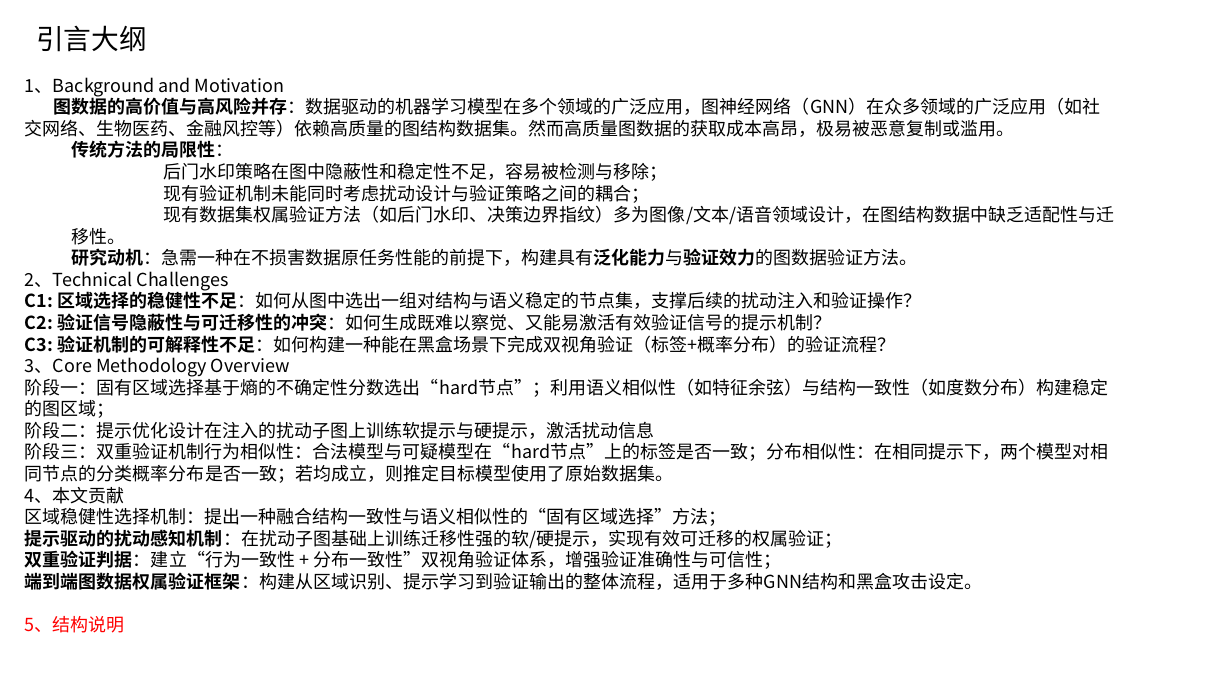
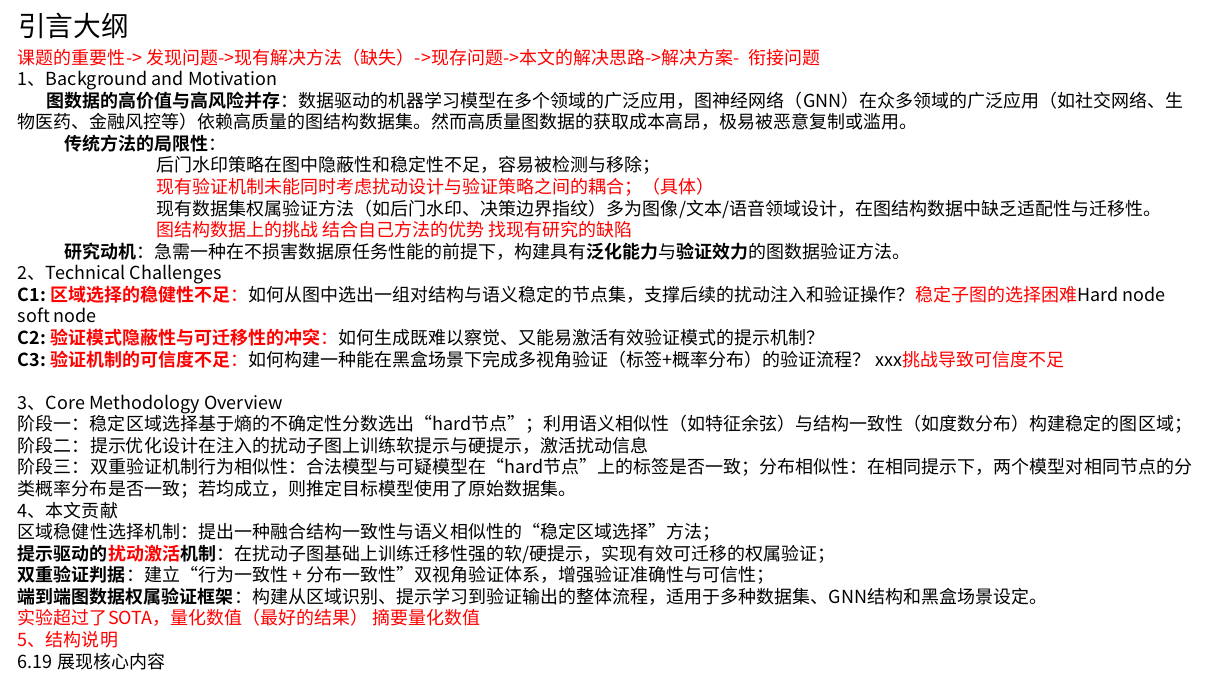
Before and after one commit to renhai1/PA2Perturb, a slide deck: slide 87 of 演示文稿1.pptx. Drawn at 1232x693 pixels with LibreOffice and Linux fonts; fonts in the diff are those of the drawing. Boxes give left, top, right and bottom in pixels: in the first picture for what was removed or moved away, otherwise in the second. Text is boxed around its words. In the diff, an @@ line names an element or a change of style, - is before the commit and + after.

```diff
--- a/演示文稿1.pptx
+++ b/演示文稿1.pptx
@@ title "引言大纲": place and size @@
-title "引言大纲" at <box>36,25,147,52</box>
+title "引言大纲" at <box>18,12,129,39</box>
@@ text "课题的重要性-> 发现问题->现有解决方法（缺失）->现存问题->本文的解决思路->解决方案- 衔接问题": place and size @@
-text "课题的重要性-> 发现问题->现有解决方法（缺失）->现存问题->本文的解决思路->解决方案- 衔接问题" at <box>25,77,1114,633</box>
+text "课题的重要性-> 发现问题->现有解决方法（缺失）->现存问题->本文的解决思路->解决方案- 衔接问题" at <box>18,48,1192,670</box>
@@ text at <box>18,48,820,66</box>: paragraph added @@
+课题的重要性-> 发现问题->现有解决方法（缺失）->现存问题->本文的解决思路->解决方案- 衔接问题
@@ text at <box>157,177,715,196</box>: text changed; text colour #000000 to #FF0000 @@
-  现有验证机制未能同时考虑扰动设计与验证策略之间的耦合；
+  现有验证机制未能同时考虑扰动设计与验证策略之间的耦合；（具体）
@@ text at <box>157,221,633,238</box>: paragraph added @@
+  图结构数据上的挑战 结合自己方法的优势 找现有研究的缺陷
@@ text at <box>18,283,1166,368</box>: text changed @@
-C1: 区域选择的稳健性不足：如何从图中选出一组对结构与语义稳定的节点集，支撑后续的扰动注入和验证操作？
-C2: 验证信号隐蔽性与可迁移性的冲突：如何生成既难以察觉、又能易激活有效验证信号的提示机制？
-C3: 验证机制的可解释性不足：如何构建一种能在黑盒场景下完成双视角验证（标签+概率分布）的验证流程？
+C1: 区域选择的稳健性不足：如何从图中选出一组对结构与语义稳定的节点集，支撑后续的扰动注入和验证操作？稳定子图的选择困难Hard node soft node
+C2: 验证模式隐蔽性与可迁移性的冲突：如何生成既难以察觉、又能易激活有效验证模式的提示机制？
+C3: 验证机制的可信度不足：如何构建一种能在黑盒场景下完成多视角验证（标签+概率分布）的验证流程？ xxx挑战导致可信度不足
@@ text at <box>18,412,1192,433</box>: text changed @@
-阶段一：固有区域选择基于熵的不确定性分数选出“hard节点”；利用语义相似性（如特征余弦）与结构一致性（如度数分布）构建稳定的图区域；
+阶段一：稳定区域选择基于熵的不确定性分数选出“hard节点”；利用语义相似性（如特征余弦）与结构一致性（如度数分布）构建稳定的图区域；
@@ text at <box>18,523,836,564</box>: text changed @@
-区域稳健性选择机制：提出一种融合结构一致性与语义相似性的“固有区域选择”方法；
-提示驱动的扰动感知机制：在扰动子图基础上训练迁移性强的软/硬提示，实现有效可迁移的权属验证；
+区域稳健性选择机制：提出一种融合结构一致性与语义相似性的“稳定区域选择”方法；
+提示驱动的扰动激活机制：在扰动子图基础上训练迁移性强的软/硬提示，实现有效可迁移的权属验证；
@@ text at <box>18,587,1047,626</box>: text changed @@
-端到端图数据权属验证框架：构建从区域识别、提示学习到验证输出的整体流程，适用于多种GNN结构和黑盒攻击设定。
+端到端图数据权属验证框架：构建从区域识别、提示学习到验证输出的整体流程，适用于多种数据集、GNN结构和黑盒场景设定。
+实验超过了SOTA，量化数值（最好的结果） 摘要量化数值
@@ text at <box>18,653,165,670</box>: paragraph added @@
+6.19 展现核心内容
```
Also in this commit, not shown: 2 other slides changed, 1 other file.
